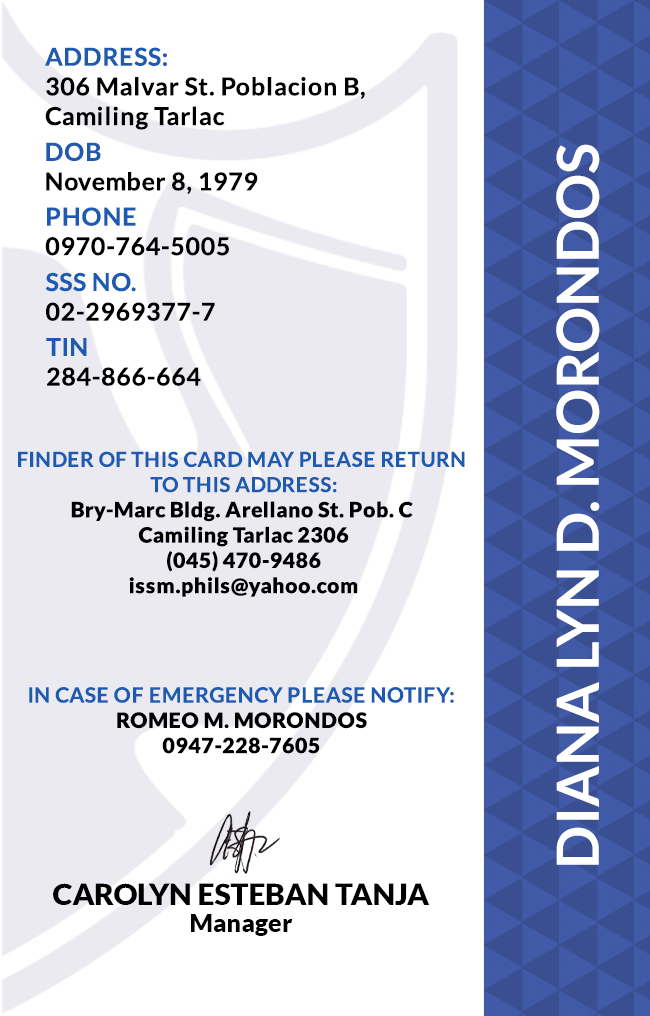
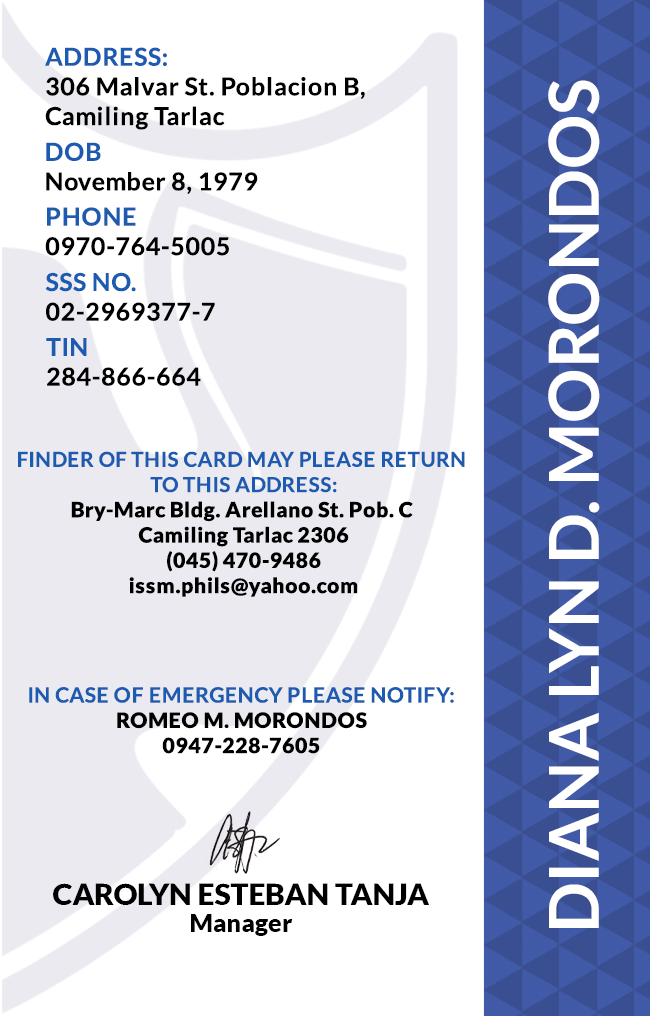
Before/after of a 650 × 1016 layered artwork. What changed in the layer stack:
painted on "DIANA LYN D. MORONDOS" over box(548, 80, 600, 928)
